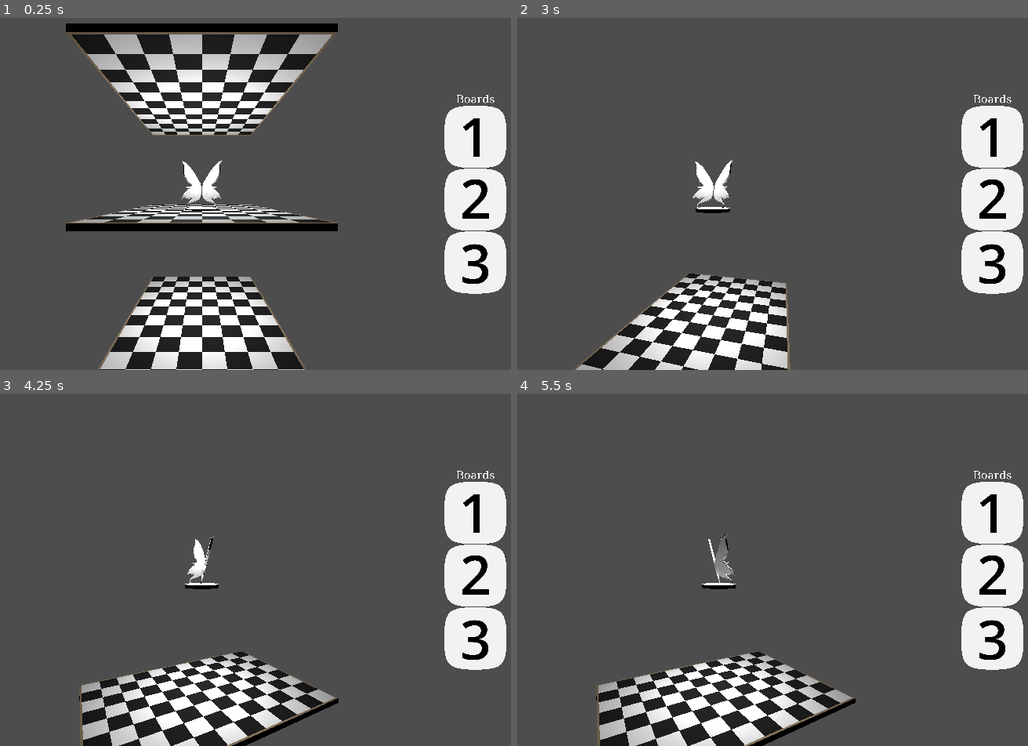
Above: before the commit, frames 1-4 (two rows, left to right).
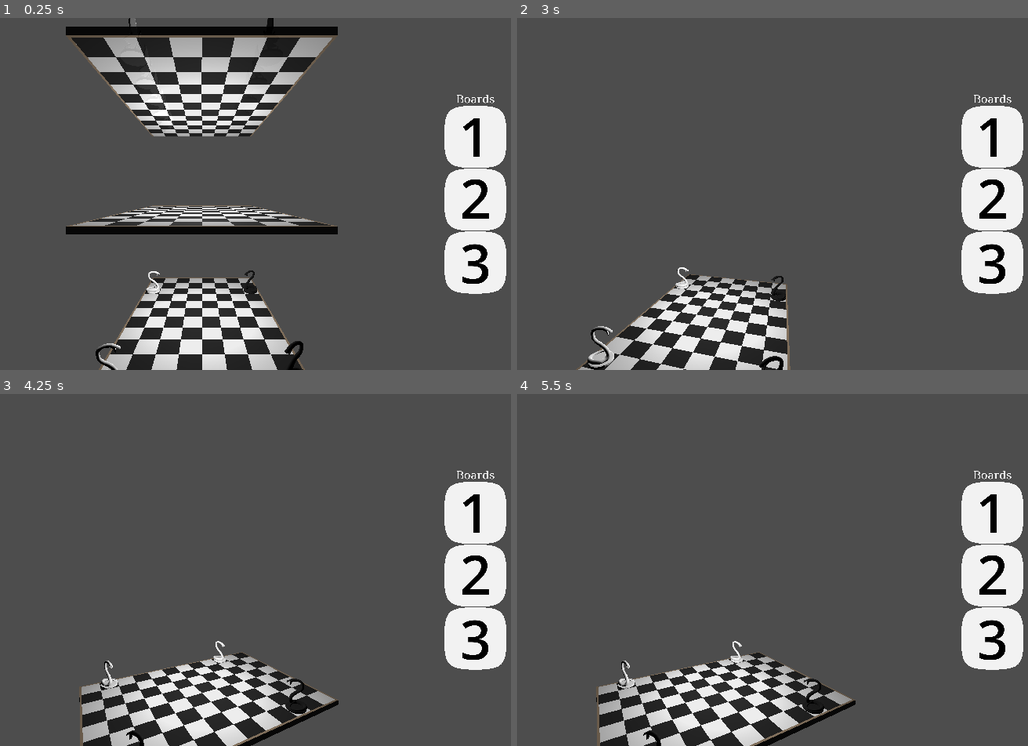
Above: after the commit, the same moments.

Repository: Milo-Posada/Dragonchess-v2
Game: Godot game, scene res://main scene/game.tscn
Two runs of this game, one before a commit and one after it. Both use one fixed random seed, a clock stepped at 60 frames per second and the inputs below.
Inputs (mouse positions are in pixels of both pictures, inside the frame that each line leads up to):
- Up to frame 1 (0.25 s): no input
- Up to frame 2 (3 s): click "1" at 0.5 s; click "2" at 1.25 s; click "3" at 2 s; tap Enter at 2.75 s; move the mouse to (854, 176) at 2.77 s; hold D (move_right) from 2.78 s (still down); hold Middle mouse button (drag) from 2.78 s (still down); click (854, 176) at 2.92 s
- Up to frame 3 (4.25 s): release D (move_right) at 3.5 s; release Middle mouse button (drag) at 3.5 s; drag from (76, 587) to (168, 640) at 3.52 s
- Up to frame 4 (5.5 s): tap Escape (reset_camera) at 4.25 s; move the mouse to (782, 492) at 4.27 s; hold D (move_right) 4.28-5 s; hold Middle mouse button (drag) 4.28-5 s; tap 2 (board2_display) at 4.35 s; drag from (685, 640) to (532, 517) at 5.02 s

The runs differ from the first frame. In frame 1, 8.7% of the frame differs, in the area x 12-67%, y 0-100%; in frame 2, 2.8%; in frame 3, 3.1%; in frame 4, 3.1%.

Commit message:
Basic board
Pieces can be placed in the correct spot with their color and rotation. Need to work on their movement now

Diff:
--- a/first_player.tres
+++ /dev/null
@@ -1,4 +0,0 @@
-[gd_resource type="StandardMaterial3D" format=3 uid="uid://xcky8pmbscbn"]
-
-[resource]
-resource_local_to_scene = true
--- a/main scene/board.gdshader
+++ b/main scene/board.gdshader
@@ -5,6 +5,7 @@
 uniform vec3 edge_color : source_color; //Around 231,207,180
 uniform vec3 highlight : source_color = vec3(3,.9,0); // Would love to use this color-feel for the highlighted moves
 uniform float tile_size = 1.0;
+uniform float transparency: hint_range(0,1,.05);
 
 varying vec3 v_world_pos;
 
@@ -16,6 +17,7 @@
 	vec3 g = floor(v_world_pos / tile_size);
     float parity = mod(g.x + g.y + g.z, 2.0);
     ALBEDO = mix(white, black, parity);
+	ALPHA = transparency;
 
 	if (v_world_pos.x < -6.0 || v_world_pos.z < -4.0 || v_world_pos.x > 6.0 || v_world_pos.z > 4.0){
 		ALBEDO = edge_color;
--- a/main scene/board.tscn
+++ b/main scene/board.tscn
@@ -10,6 +10,7 @@
 shader_parameter/edge_color = Color(0.866989, 0.746143, 0.608703, 1)
 shader_parameter/highlight = Color(231, 207, 180, 1)
 shader_parameter/tile_size = 1.0
+shader_parameter/transparency = 0.9
 
 [sub_resource type="BoxMesh" id="BoxMesh_tri0g"]
 
--- a/main scene/camera3D.gd
+++ b/main scene/camera3D.gd
@@ -39,7 +39,7 @@
 		#Default values
 		radius = 13
 		theta = PI/2
-		phi = PI
+		phi = 0
 		look_at_vector = Vector3(0,1,0)
 		board_level = 1
 
--- a/main scene/game.gd
+++ b/main scene/game.gd
@@ -1,7 +1,5 @@
 @icon("res://images/Dragonchess_gameboard.png")
 extends Node3D
-
-# Order of pieces is board number, file letter, rank number
 
 # FEN order starts with last rank (from left-most file to the right) and highest level (1) to the bottom
 const base_fen: String = "2g3r3g1/s1s1s1s1s1s1/12/12/12/12/S1S1S1S1S1S1/2G3R3G1/\
@@ -21,8 +19,11 @@
 #const king = preload("res://pieces/piece_scenes/king.tscn")
 #const paladin = preload("res://pieces/piece_scenes/paladin.tscn")
 #const dwarf = preload("res://pieces/piece_scenes/dwarf.tscn")
-#const basilisk = preload("res://pieces/piece_scenes/basilisk.tscn")
+const basilisk = preload("res://pieces/piece_scenes/basilisk.tscn")
 #const elemental = preload("res://pieces/piece_scenes/elemental.tscn")
+
+const white_material = preload("res://pieces/white_piece.tres")
+const black_material = preload("res://pieces/black_piece.tres")
 
 # Creates empty 3D array to fill with pieces
 func _ready():
@@ -48,7 +49,7 @@
 	# Variable defaults
 	var slashes: int = 0 #counts levels
 	var level: int = 0 #top board
-	var file: int = 97 #file a
+	var file: int = 0 #file a
 	var rank: int = 0 #rank 8
 
 	var fen_length = fen.length()
@@ -75,21 +76,64 @@
 			if slashes == 8:
 				slashes = 0
 				level += 1
-				file = 97
+				file = 0
 				rank = 0
 				continue
-		if file > 108:
-			file = 97
+		if file > 11:
+			file = 0
 			rank += 1
 			continue
 
 		else:
-			array[level][file-97][rank] = c
-			if c == 's':
-				add_child(sylph.instantiate())
+			array[level][file][rank] = c
+			create_from_fen_char(c, level, file, rank)
 		file += 1
 
 	#print_board(array)
+
+const PIECE_MAP = {
+	's': sylph,
+	#'g': griffin,
+	#'r': dragon,
+	#'w': warrior,
+	#'o': oliphant,
+	#'u': unicorn,
+	#'h': hero,
+	#'t': thief,
+	#'c': cleric,
+	#'m': mage,
+	#'k': king,
+	#'p': paladin,
+	#'d': dwarf,
+	'b': basilisk,
+	#'e': elemental,
+}
+
+func board_to_world(file: int, rank: int) -> Vector3:
+	var x = float(file) + 0.5
+	var z = float(rank) + 0.5
+	return Vector3(x, 0.6, z)
+
+var piece_counters := {}  # e.g. { "s": 2, "S": 1 }
+func next_piece_name(c: String) -> String:
+	if not piece_counters.has(c):
+		piece_counters[c] = 1
+	else:
+		piece_counters[c] += 1
+	return "%s%d" % [c, piece_counters[c]]
+
+func create_from_fen_char(c: String, level, file, rank):
+	var lower_c = c.to_lower()
+	if PIECE_MAP.has(lower_c):
+		var piece_scene = PIECE_MAP[lower_c]
+		var piece = piece_scene.instantiate()
+		piece.is_white = bool(c < 'a')
+		piece.name = next_piece_name(c)  # e.g. "p1", "s2", "S1"
+		piece.position = board_to_world(file, rank)
+		$Boards.get_child(level).add_child(piece)
+
+	#else:
+		#print("Invalid FEN: ", c, " not a valid character.")
 
 # Provides no functionality, simply here for a visual on the console
 func print_board(array):
--- a/main scene/game.tscn
+++ b/main scene/game.tscn
@@ -10,6 +10,7 @@
 script = ExtResource("1_vdu88")
 
 [node name="Boards" type="Node3D" parent="."]
+transform = Transform3D(1, 0, 0, 0, 1, 0, 0, 0, 1, 0, -0.1, 0)
 script = ExtResource("2_486rl")
 
 [node name="Board1" parent="Boards" instance=ExtResource("2_4ul80")]
--- a/pieces/piece.gd
+++ b/pieces/piece.gd
@@ -1,13 +1,14 @@
 extends StaticBody3D
 class_name Piece
 
-const first = preload("res://first_player.tres")
-const second = preload("res://second_player.tres")
+var mesh: Node3D = null
+
+const white_material = preload("res://pieces/white_piece.tres")
+const black_material = preload("res://pieces/black_piece.tres")
 const shaders = preload("res://pieces/piece.gdshader")
-const overlay = preload("res://new_shader_material.tres")
-const sylph = preload("res://pieces/piece_scenes/sylph.tscn")
+const overlay = preload("res://pieces/piece_overlay.tres")
 
-var white: bool
+var is_white: bool
 
 func _ready():
 	print("run in piece")
@@ -16,6 +17,25 @@
 func _process(_delta):
 	pass
 
+func init_piece():
+	if mesh:  # only run if mesh is set
+		for part in mesh.get_children():
+			if is_white:
+				part.set_material_override(white_material)
+				rotation_degrees = Vector3(0, -90, 0)
+			else:
+				part.set_material_override(black_material)
+				rotation_degrees = Vector3(0, 90, 0)
+
+func get_available_moves(piece_name: String, current_pos: Vector3i, move_type: String = "move") -> Array:
+	var moves = []
+	#var rel_moves = move_dict[piece_type][move_type]
+	#for offset in rel_moves:
+		#var target = current_pos + offset
+		## Optional: validate target is on board
+		#if is_valid_square(target):
+			#moves.append(target)
+	return moves
 
 func _on_input_event(_camera, event, _position, _normal, _shape_idx):
 	if event is InputEventMouseButton and event.button_index == 1 and event.is_pressed():
--- a/pieces/piece.tscn
+++ b/pieces/piece.tscn
@@ -6,6 +6,7 @@
 radius = 1.0
 
 [node name="Piece" type="StaticBody3D"]
+transform = Transform3D(0.5, 0, 0, 0, 0.5, 0, 0, 0, 0.5, 0, 0, 0)
 script = ExtResource("1_y1ynk")
 
 [node name="CollisionShape3D" type="CollisionShape3D" parent="."]
--- /dev/null
+++ b/pieces/piece_scenes/basilisk.gd
@@ -0,0 +1,10 @@
+extends Piece
+
+@onready var mesh_node = $CollisionShape3D/Snake
+func _ready():
+	mesh = mesh_node
+	init_piece()
+
+# Called every frame. 'delta' is the elapsed time since the previous frame.
+func _process(_delta):
+	pass
--- /dev/null
+++ b/pieces/piece_scenes/basilisk.tscn
@@ -0,0 +1,12 @@
+[gd_scene load_steps=4 format=3 uid="uid://bbbgo362xju2t"]
+
+[ext_resource type="PackedScene" uid="uid://bjxc1haojjng5" path="res://pieces/piece.tscn" id="1_go6jj"]
+[ext_resource type="Script" path="res://pieces/piece_scenes/basilisk.gd" id="2_3tnub"]
+[ext_resource type="PackedScene" uid="uid://dbhp28ypfsejo" path="res://pieces/models/Snake.glb" id="2_qly5h"]
+
+[node name="Snake" instance=ExtResource("1_go6jj")]
+transform = Transform3D(0.5, 0, 0, 0, 0.5, 0, 0, 0, 0.5, 0, 0.5, 0)
+script = ExtResource("2_3tnub")
+
+[node name="Snake" parent="CollisionShape3D" index="0" instance=ExtResource("2_qly5h")]
+transform = Transform3D(1, 0, 0, 0, 1, 0, 0, 0, 1, 0, -1, 0)
--- a/pieces/piece_scenes/sylph.gd
+++ b/pieces/piece_scenes/sylph.gd
@@ -1,9 +1,38 @@
 extends Piece
 
-@onready var mesh = $CollisionShape3D/Sylph
+@onready var mesh_node = $CollisionShape3D/Sylph
+
+var move_dic = { # Row Level Col
+	1: {1: Vector3(1,0,-1), #forward_left
+		2: Vector3(1,0,1), #forward_right
+		3: Vector3(1,0,0), #forward
+		4: Vector3(0,-1,0), #down
+	},
+	2: {1: Vector3(0,0,0), #space1
+		2: Vector3(0,0,0), #space2
+		3: Vector3(0,0,0), #space3
+		4: Vector3(0,0,0), #space4
+		5: Vector3(0,0,0), #space5
+		6: Vector3(0,0,0), #space6
+		7: Vector3(0,1,0), #up
+	},
+}
+
+# WORK
+var move_dict2 = {
+	"m": [
+		Vector3(0, -1, 1),  # top-left relative
+		Vector3(0, 1, 1)    # top-right relative
+	],
+	"x": [
+		Vector3(0, -1, 1),
+		Vector3(0, 1, 1)
+	]
+}
+
 func _ready():
-	print("run in sylph")
-	pass
+	mesh = mesh_node
+	init_piece()
 
 # Called every frame. 'delta' is the elapsed time since the previous frame.
 func _process(_delta):
--- a/pieces/piece_scenes/sylph.tscn
+++ b/pieces/piece_scenes/sylph.tscn
@@ -5,7 +5,7 @@
 [ext_resource type="PackedScene" uid="uid://csg2ivvolroga" path="res://pieces/models/Sylph.glb" id="2_r8asv"]
 
 [node name="Sylph" instance=ExtResource("1_8g0lk")]
-transform = Transform3D(1, 0, 0, 0, 1, 0, 0, 0, 1, 0, 1, 0)
+transform = Transform3D(0.5, 0, 0, 0, 0.5, 0, 0, 0, 0.5, 0, 0.5, 0)
 script = ExtResource("1_diek3")
 
 [node name="Sylph" parent="CollisionShape3D" index="0" instance=ExtResource("2_r8asv")]
--- /dev/null
+++ b/pieces/white_piece.tres
@@ -0,0 +1,4 @@
+[gd_resource type="StandardMaterial3D" format=3 uid="uid://du3dx4dktgl7c"]
+
+[resource]
+resource_local_to_scene = true
Renamed: second_player.tres -> pieces/black_piece.tres
Binary file added: pieces/models/Dwarf.glb
Not shown, added: pieces/models/Dwarf.glb.import
Binary file added: pieces/models/King.glb
Not shown, added: pieces/models/King.glb.import
Binary file added: pieces/models/Mage.glb
Not shown, added: pieces/models/Mage.glb.import
Binary file added: pieces/models/Paladin.glb
Not shown, added: pieces/models/Paladin.glb.import
Binary file added: pieces/models/Snake.glb
Not shown, added: pieces/models/Snake.glb.import
Binary file added: pieces/models/Thief.glb
(and 10 more such lines)
